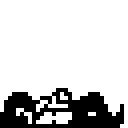
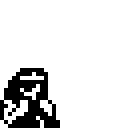
Comparing the layer stacks of the two 128 x 128 images. Changes:
hid "suelo" over (0, 68, 124, 128)
hid "golpeadoagachado" over (0, 68, 124, 128)
showed "agachado" over (0, 68, 124, 128)
added layer "cubrirse agachado" above "cubrirse" over (0, 68, 124, 128)
added layer "cubrirse" above "parado00" over (0, 68, 124, 128)
